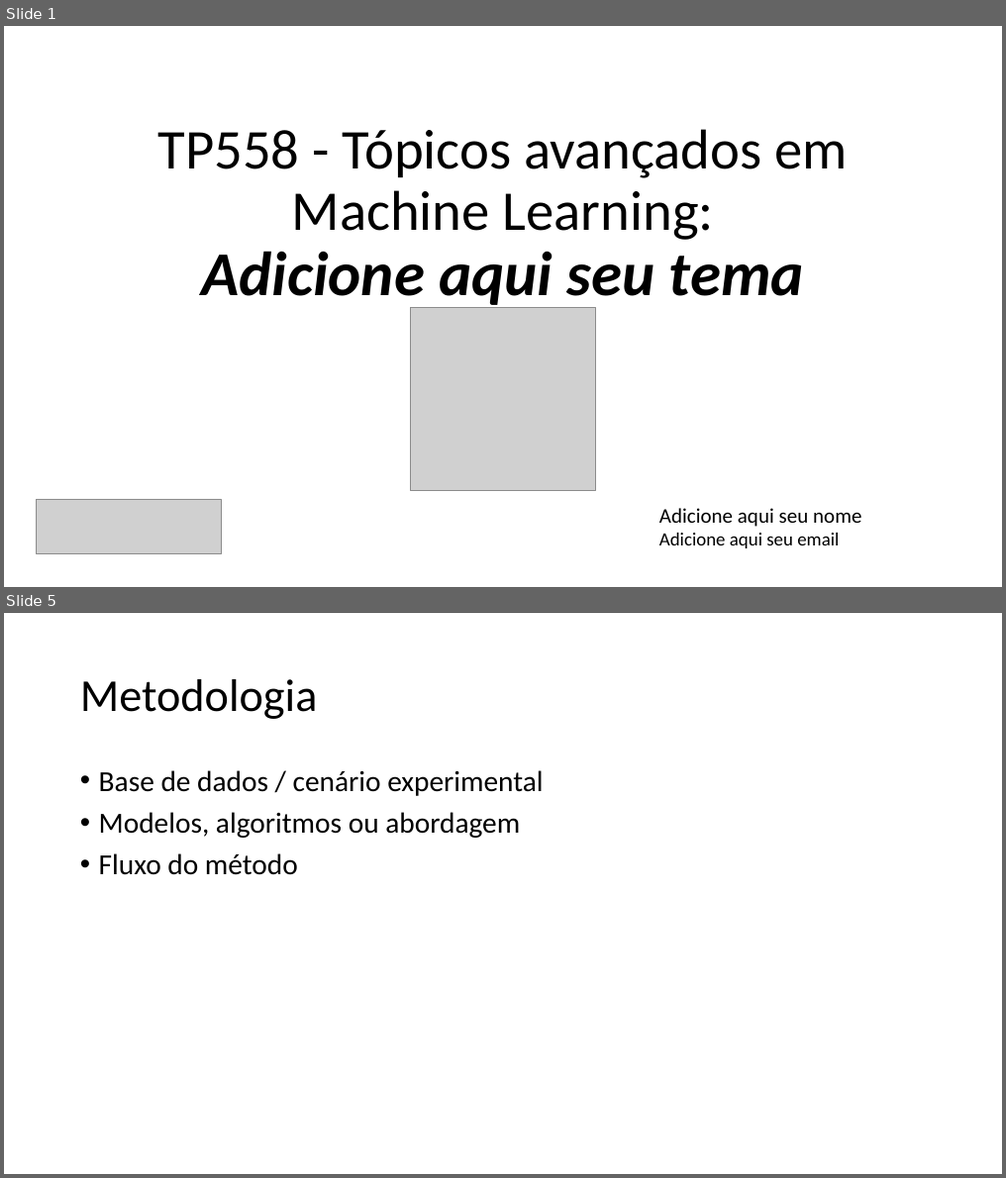
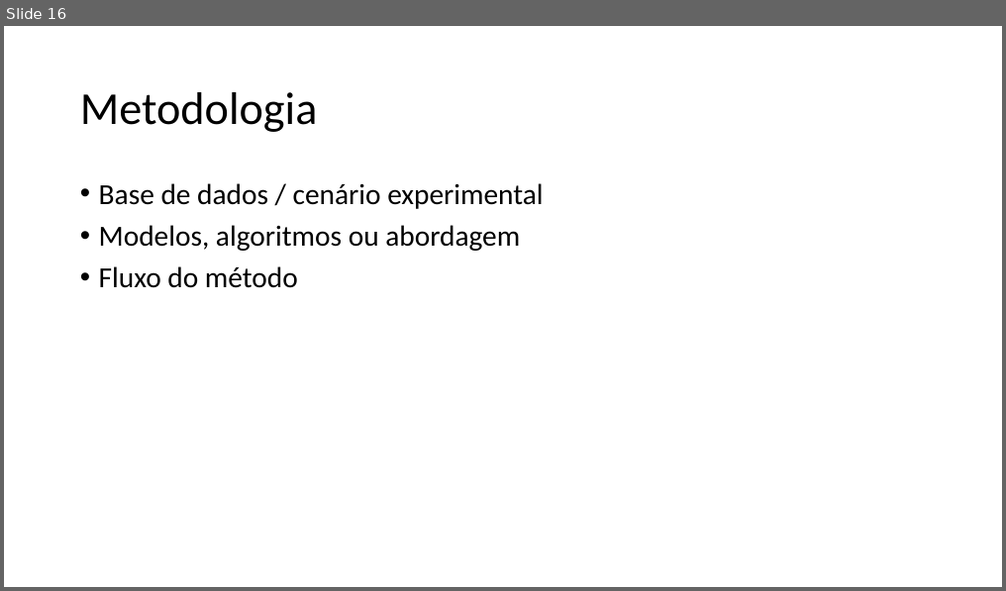
Before and after one commit to Scarpioni/gabriel-59-TP558, a slide deck: 2026/ciclo 1/TP558_X_Template (1).pptx. Shown one above the other, each under a label of ours: slides 1 and 5 before the commit, slide 16 after it; the slides between them are not shown. The pictures are 1006x1178 and 1006x591 pixels, drawn with LibreOffice and Linux fonts; fonts in the diff are those of the drawing; grey boxes stand for pictures. Boxes give left, top, right and bottom in pixels: in the first picture for what was removed or moved away, otherwise in the second. Text is boxed around its words. In the diff, an @@ line names an element or a change of style, - is before the commit and + after.

```diff
--- a/2026/ciclo 1/TP558_X_Template (1).pptx
+++ b/2026/ciclo 1/TP558_X_Template (1).pptx
@@ slide 1 removed at (4, 26, 1002, 587), background #FFFFFF @@
@@ title removed at (158, 129, 846, 311) @@
-TP558 - Tópicos avançados em Machine Learning:
-Adicione aqui seu tema
@@ picture removed at (411, 307, 595, 491) @@
@@ picture removed at (37, 499, 221, 555) @@
@@ text removed at (659, 508, 861, 549) @@
-Adicione aqui seu nome
-Adicione aqui seu email
@@ what was slide 5 is now slide 16 @@
```
Also in this commit, not shown: 1 slide changed, 25 slides added, 2 other slides removed.
